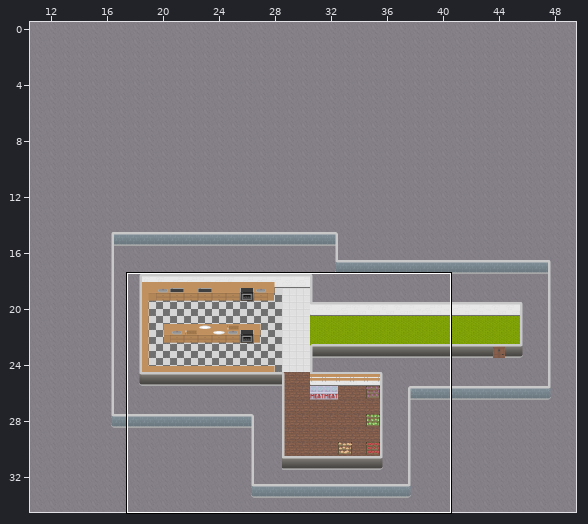
One commit to this Tiled map: assets/v2/map.tmx. The first picture is a wide view before the edit; the outline marks the close-up.
Close-up. Before the commit:
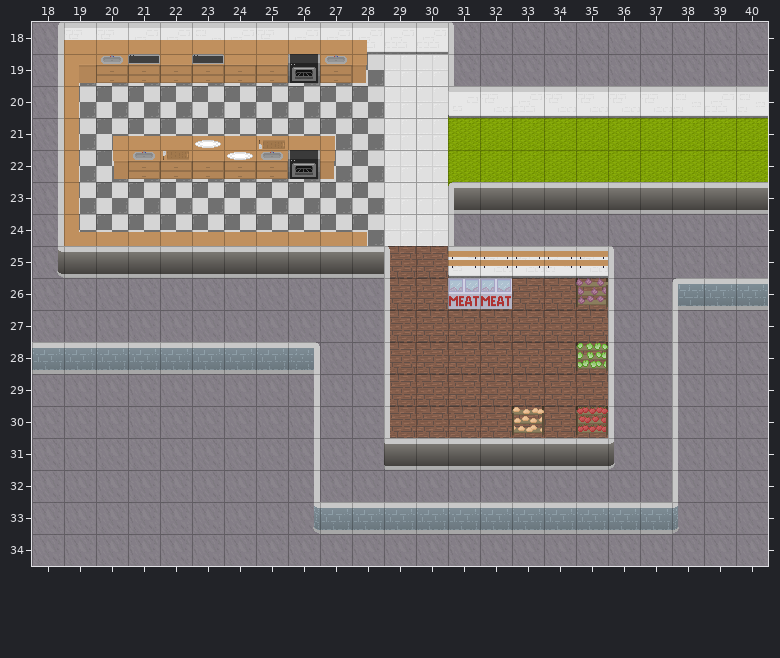
Cells are 32x32 px. Shown: x 18..40, y 18..34.
New version:
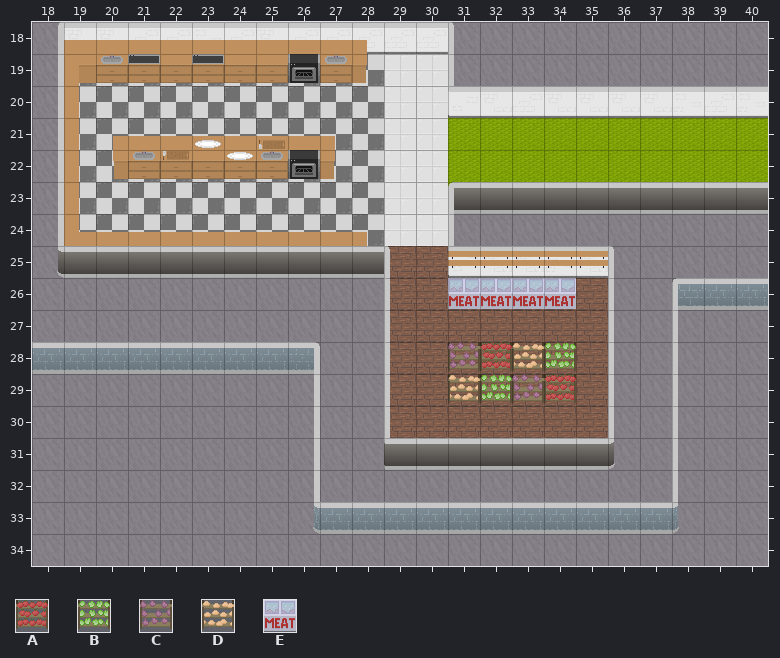
Key: from "objects": A 28, B 29, C 30, D 31, E 32.
_ is an empty cell.
Tiles of an added or newly shown layer are drawn over the layers below it.
Commit: fix light collision filter & station render order
The exact change:
Layer "station":
There is now tile A in row 29 at x 34.
There is now tile B in row 29 at x 32.
There is now tile C in row 29 at x 33.
There is now tile D in row 29 at x 31.
There is now tile E in row 26 at x 33 to 34.
The author cleared tile A in row 30 at x 35.
The author cleared tile B in row 28 at x 35.
The author cleared tile C in row 26 at x 35.
The author cleared tile D in row 30 at x 33.
Layer "station_f" (added):
There is now tile A in row 28 at x 32.
There is now tile B in row 28 at x 34.
There is now tile C in row 28 at x 31.
There is now tile D in row 28 at x 33.
Boxes around the changes in both close-ups, in picture pixels (x1, y1, x2, y2):
changed: (512, 278, 608, 309)
changed: (448, 342, 608, 435)
